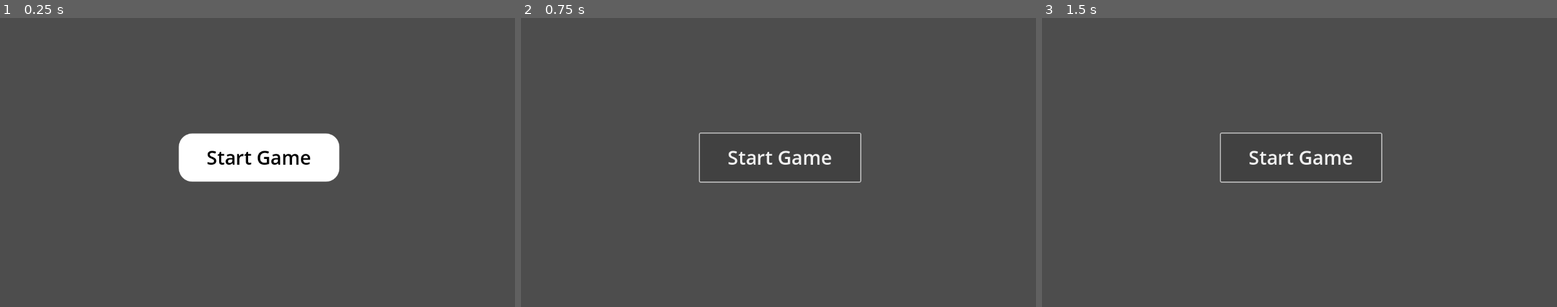
Above: before the commit, frames 1-3 (left to right).
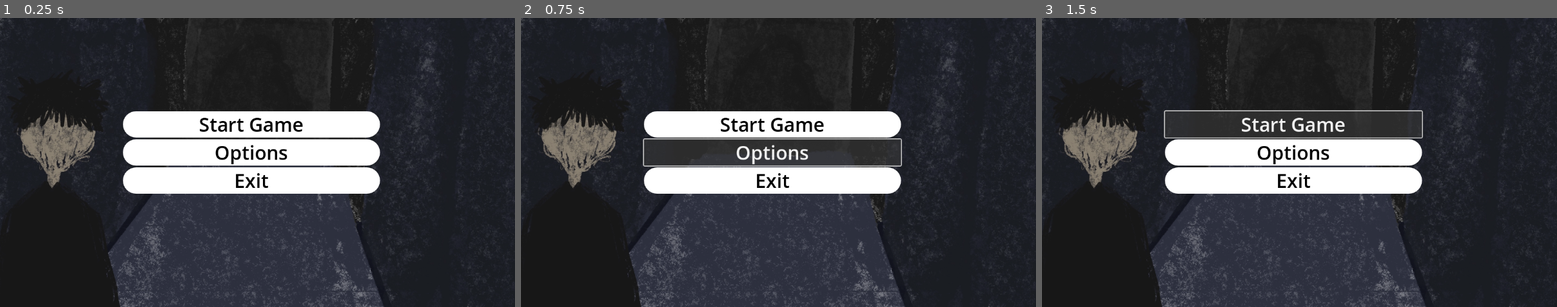
Above: after the commit, the same moments.

Repository: Harmornic/Projectgame-2D
Game: Godot game, scene res://main_menu.tscn
Two runs of this game, one before a commit and one after it. Both use one fixed random seed, a clock stepped at 60 frames per second and the inputs below. This scene is started directly instead of the project's main scene.
Inputs (mouse positions are in pixels of both pictures, inside the frame that each line leads up to):
- Up to frame 1 (0.25 s): no input
- Up to frame 2 (0.75 s): click (773, 150) at 0.5 s, where only the run after the commit has a clickable "Options"
- Up to frame 3 (1.5 s): click "Start Game" at 1.25 s

The runs differ from the first frame. In frame 1, 91% of the frame differs, in the area x 0-100%, y 0-100%; in frame 2, 93%; in frame 3, 94%.

Commit message:
mainmanu

Diff:
--- a/main_menu.tscn
+++ b/main_menu.tscn
@@ -1,4 +1,10 @@
-[gd_scene load_steps=2 format=3 uid="uid://bq2rnewx6ljjl"]
+[gd_scene load_steps=4 format=3 uid="uid://bq2rnewx6ljjl"]
+
+[ext_resource type="Texture2D" uid="uid://d4f0dutoay546" path="res://acess/background mainmenu 2.png" id="1_06t4h"]
+
+[sub_resource type="StyleBoxTexture" id="StyleBoxTexture_rhts7"]
+texture = ExtResource("1_06t4h")
+modulate_color = Color(0.843184, 0.843184, 0.843184, 1)
 
 [sub_resource type="StyleBoxFlat" id="StyleBoxFlat_rhts7"]
 bg_color = Color(1, 1, 1, 1)
@@ -8,21 +14,51 @@
 corner_radius_bottom_left = 30
 
 [node name="MainMenu" type="Node2D"]
-position = Vector2(579, 313)
+position = Vector2(562, 301)
 
-[node name="Button" type="Button" parent="."]
+[node name="Panel" type="Panel" parent="."]
+offset_left = -568.0
+offset_top = -306.0
+offset_right = 593.0
+offset_bottom = 352.0
+theme_override_styles/panel = SubResource("StyleBoxTexture_rhts7")
+
+[node name="VBoxContainer" type="VBoxContainer" parent="."]
 anchors_preset = 8
 anchor_left = 0.5
 anchor_top = 0.5
 anchor_right = 0.5
 anchor_bottom = 0.5
-offset_left = -179.5
-offset_top = -54.0
-offset_right = 179.5
-offset_bottom = 54.0
+offset_left = -287.5
+offset_top = -92.5
+offset_right = 287.5
+offset_bottom = 92.5
 grow_horizontal = 2
 grow_vertical = 2
+
+[node name="Button" type="Button" parent="VBoxContainer"]
+layout_mode = 2
+size_flags_vertical = 3
 theme_override_colors/font_color = Color(0, 0, 0, 1)
 theme_override_font_sizes/font_size = 43
 theme_override_styles/normal = SubResource("StyleBoxFlat_rhts7")
 text = "Start Game"
+metadata/_edit_use_anchors_ = true
+
+[node name="Button2" type="Button" parent="VBoxContainer"]
+layout_mode = 2
+size_flags_vertical = 3
+theme_override_colors/font_color = Color(0, 0, 0, 1)
+theme_override_font_sizes/font_size = 43
+theme_override_styles/normal = SubResource("StyleBoxFlat_rhts7")
+text = "Options"
+metadata/_edit_use_anchors_ = true
+
+[node name="Button3" type="Button" parent="VBoxContainer"]
+layout_mode = 2
+size_flags_vertical = 3
+theme_override_colors/font_color = Color(0, 0, 0, 1)
+theme_override_font_sizes/font_size = 43
+theme_override_styles/normal = SubResource("StyleBoxFlat_rhts7")
+text = "Exit"
+metadata/_edit_use_anchors_ = true
Binary file added: acess/background mainmenu 2.png
Not shown, added: acess/background mainmenu 2.png.import
Not shown: 1 places in test.tscn that only renumber resources
